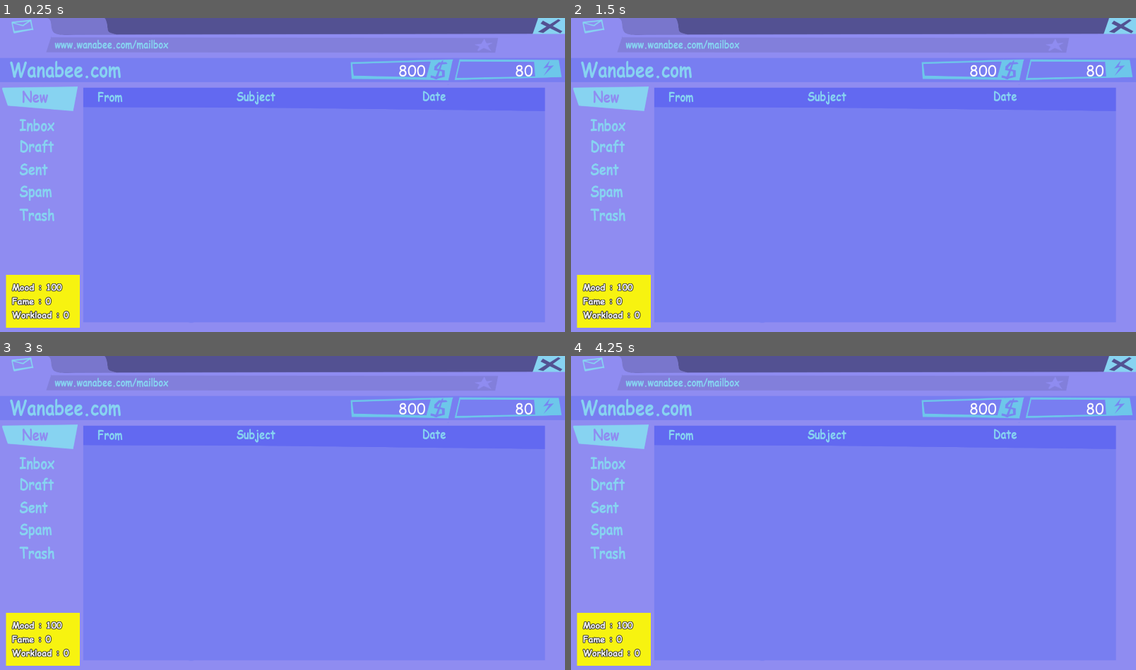
Above: before the commit, frames 1-4 (two rows, left to right).
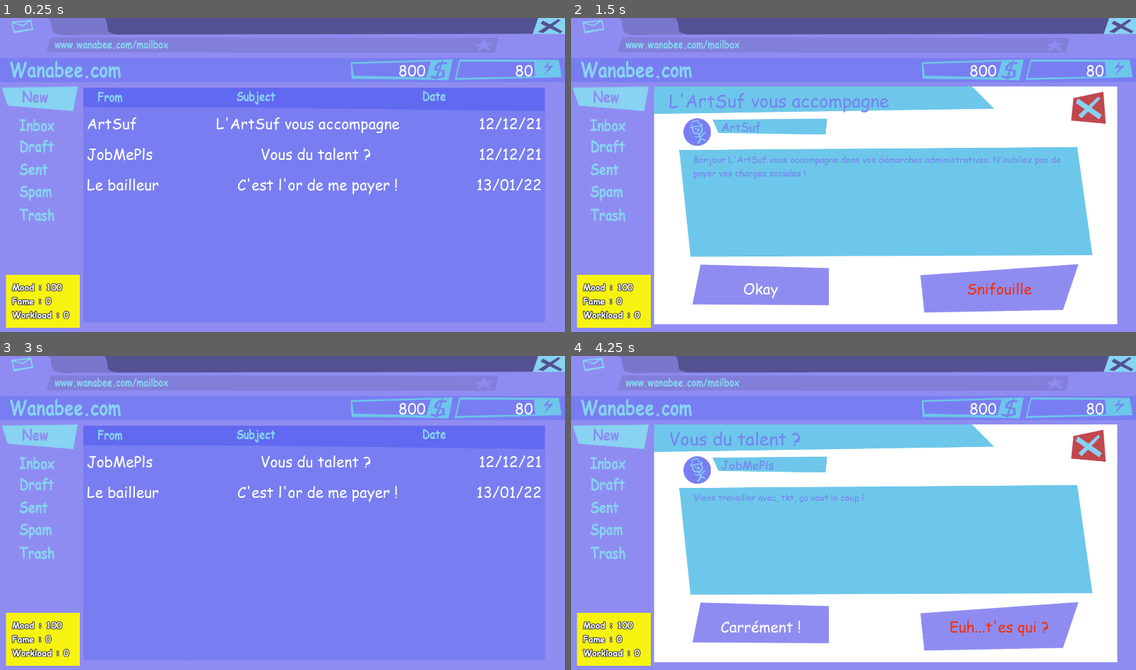
Above: after the commit, the same moments.

Repository: Daydreel/YesHuman
Game: Godot game, scene res://Scenes/BoiteMail/BoiteMail.tscn
Two runs of this game, one before a commit and one after it. Both use one fixed random seed, a clock stepped at 60 frames per second and the inputs below.
Inputs (mouse positions are in pixels of both pictures, inside the frame that each line leads up to):
- Up to frame 1 (0.25 s): no input
- Up to frame 2 (1.5 s): click (887, 124) at 0.52 s; click (887, 153) at 1.27 s
- Up to frame 3 (3 s): click (316, 522) at 2.02 s; click (192, 626) at 2.77 s
- Up to frame 4 (4.25 s): click (887, 462) at 3.52 s

The runs differ from the first frame. In frame 1, 1.9% of the frame differs, in the area x 15-96%, y 31-57%; in frame 2, 56%; in frame 3, 1.2%; in frame 4, 56%, in the area x 14-97%, y 21-98%.
Error before the commit: Invalid operands 'String' and 'int' in operator '=='. (res://Systems/DataSystem.gd:29)

Commit message:
Fixed ID misinterpretation

Diff:
--- a/YesMan/Scenes/BoiteMail/BoiteMail.gd
+++ b/YesMan/Scenes/BoiteMail/BoiteMail.gd
@@ -16,7 +16,7 @@
 		mail_lign.queue_free()
 	#Fill list with current mails
 	for mail in DataSystem.mails:
-		if mail["State"] == DataSystem.STATE_MAIL.INBOX :
+		if int(mail["State"]) == DataSystem.STATE_MAIL.INBOX :
 			instance_mail_lign(mail["ID"],mail["From"],mail["Object"], mail["DateReceived"])
 
 
@@ -46,7 +46,7 @@
 	_mail_list.add_child(mail_lign)
 
 func display_current_mail(var id):
-	GS.set_current_mail(id)
+	GS.set_current_mail(int(id))
 	if GS.current_mail == null:
 		printerr("No current_mail in func : display_current_mail")
 		return
--- a/YesMan/Systems/DataSystem.gd
+++ b/YesMan/Systems/DataSystem.gd
@@ -7,7 +7,7 @@
 
 enum STATE_MAIL {NEW, INBOX, REPLIED}
 
-var mails
+var mails = []
 var current_mails = []
 var flags = {}
 var conditions = {}
@@ -26,7 +26,7 @@
 
 func get_new_mails():
 	for mail in mails:
-		if mail["State"] == STATE_MAIL.NEW:
+		if int(mail["State"]) == STATE_MAIL.NEW:
 			var mail_conditions = mail["Conditions"].rsplit(",")
 			var final_condition = "TRUE"
 
--- a/YesMan/Systems/GameSystem.gd
+++ b/YesMan/Systems/GameSystem.gd
@@ -24,8 +24,13 @@
 signal workload_changed
 
 
-func set_current_mail(var id):
-	current_mail = DataSystem.mails[id]
+func set_current_mail(var id : int):
+	var mails = DataSystem.mails
+	for mail in mails:
+		if int(mail["ID"]) == id:
+			current_mail = mail
+			return
+	printerr("GameSystem.set_current_mail(id : int) return no mails")
 
 func unset_current_mail():
 	current_mail = null
